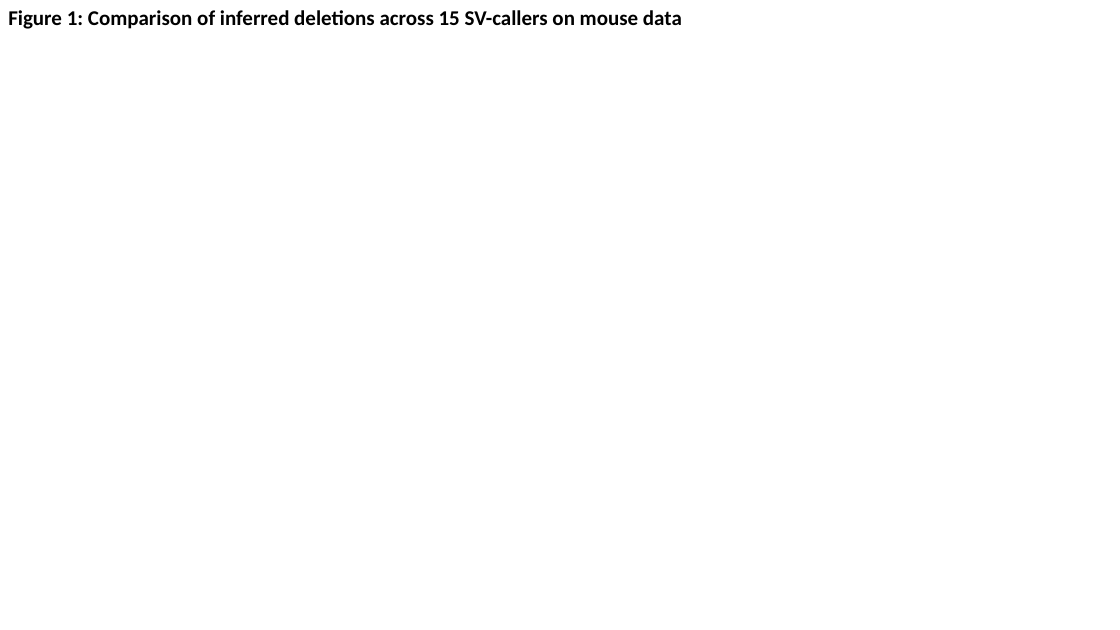
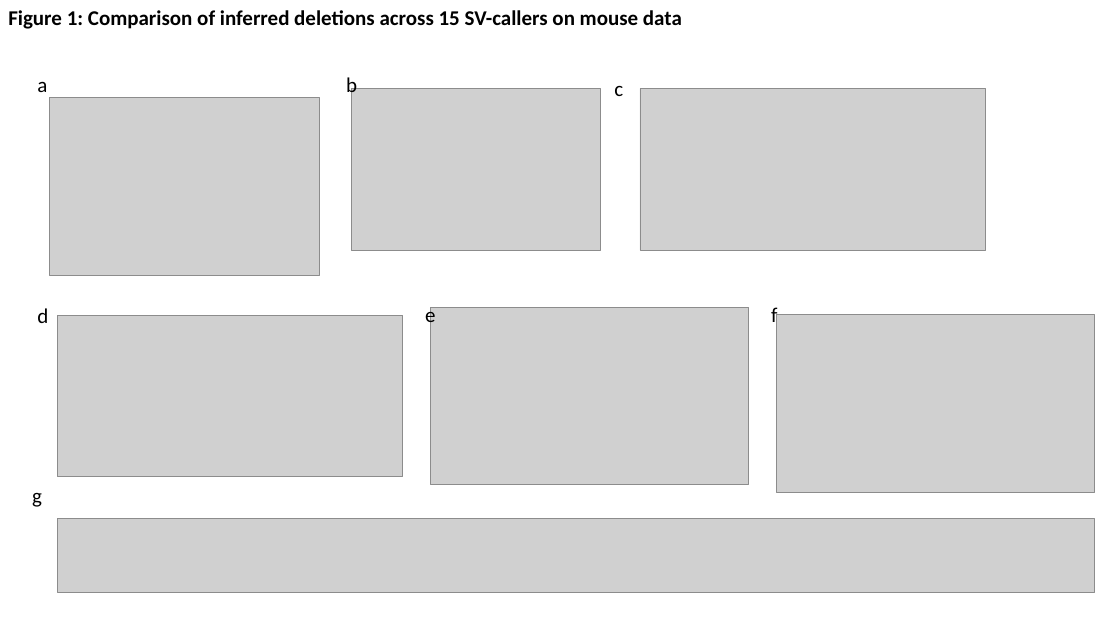
Before and after one commit to Mangul-Lab-USC/benchmarking_SV, a slide deck: slide 1 of figures/fig1/benchmarking-sv-callers-figures-v2.pptx. Drawn at 1120x630 pixels with LibreOffice and Linux fonts; fonts in the diff are those of the drawing; grey boxes stand for pictures. Boxes give left, top, right and bottom in pixels: in the first picture for what was removed or moved away, otherwise in the second. Text is boxed around its words. In the diff, an @@ line names an element or a change of style, - is before the commit and + after.

```diff
--- a/figures/fig1/benchmarking-sv-callers-figures-v2.pptx
+++ b/figures/fig1/benchmarking-sv-callers-figures-v2.pptx
@@ text added at (37,81,47,92), 18 pt, text #000000 @@
+a
@@ text added at (346,75,357,99), 18 pt, text #000000 @@
+b
@@ picture added at (352,88,601,250) @@
@@ text added at (614,85,623,96), 18 pt, text #000000 @@
+c
@@ picture added at (640,88,986,250) @@
@@ picture added at (50,97,319,275) @@
@@ text added at (37,308,48,323), 18 pt, text #000000 @@
+d
@@ picture added at (57,315,403,476) @@
@@ text added at (425,305,435,329), 18 pt, text #000000 @@
+e
@@ picture added at (431,308,749,485) @@
@@ text added at (771,307,777,329), 18 pt, text #000000 @@
+f
@@ picture added at (777,315,1095,492) @@
@@ text added at (32,493,42,507), 18 pt, text #000000 @@
+g
@@ picture added at (57,519,1095,592) @@
```
Also in this commit, not shown: 2 other slides changed, 19 other files.
